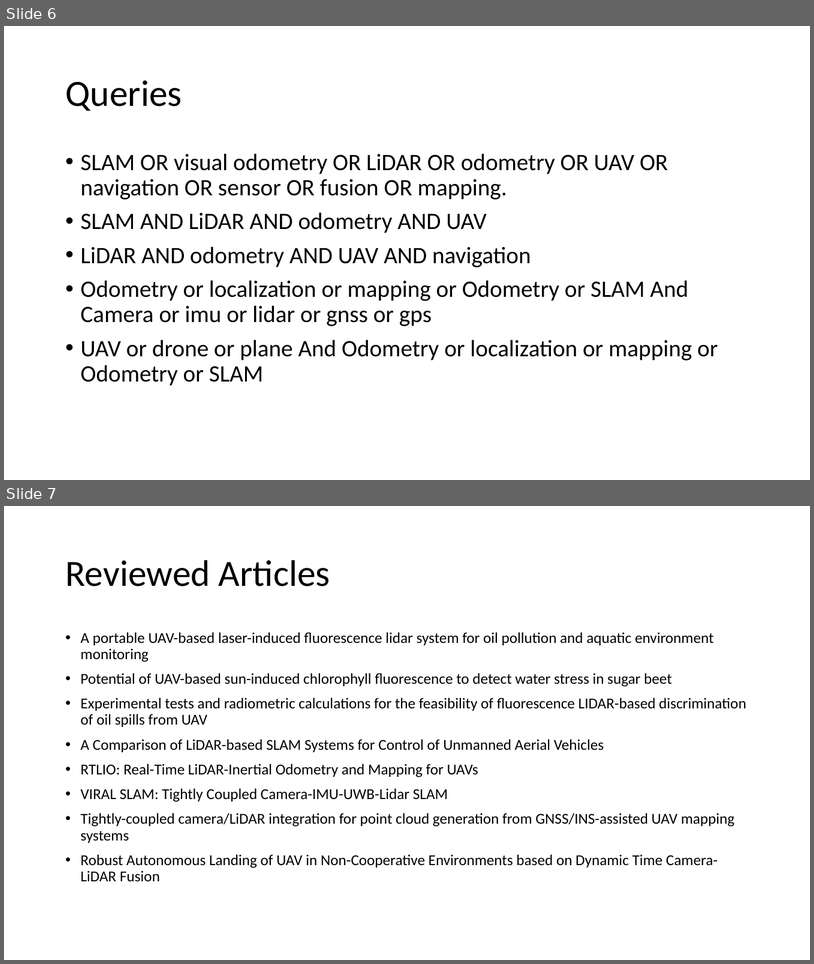
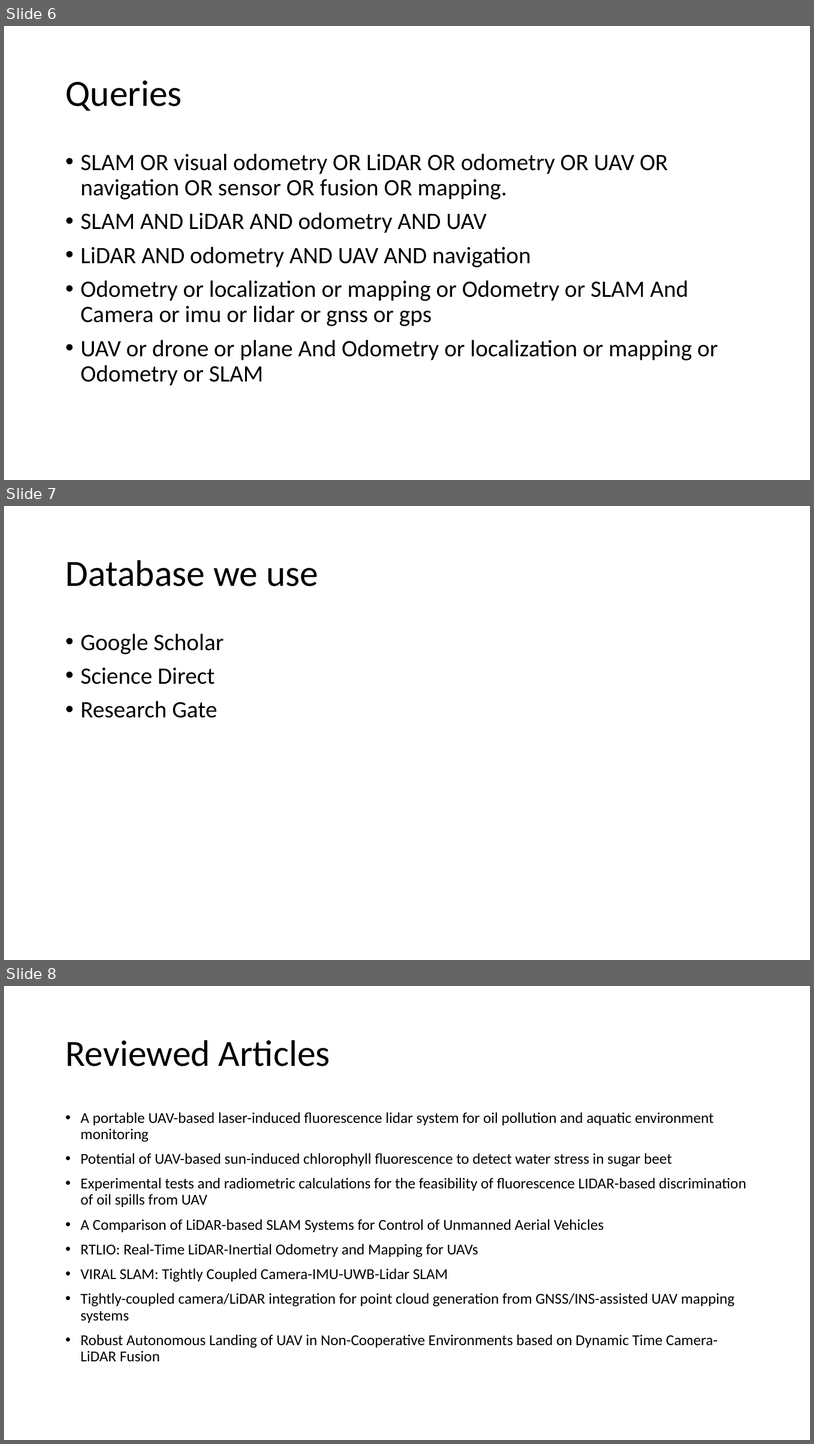
Before and after one commit to klpkw/S23-SLR, a slide deck: presentations/week 4/Week 4 - slr.pptx. Shown one above the other, each under a label of ours: slides 6 and 7 before the commit, slides 6, 7 and 8 after it. The pictures are 814x964 and 814x1444 pixels, drawn with LibreOffice and Linux fonts; fonts in the diff are those of the drawing. Boxes give left, top, right and bottom in pixels: in the first picture for what was removed or moved away, otherwise in the second. Text is boxed around its words. In the diff, an @@ line names an element or a change of style, - is before the commit and + after.

```diff
--- a/presentations/week 4/Week 4 - slr.pptx
+++ b/presentations/week 4/Week 4 - slr.pptx
@@ slide 7 added at [4, 506, 810, 960], background #FFFFFF @@
@@ title added at [65, 560, 318, 586], 44 pt, text #000000 @@
+Database we use
@@ text added at [81, 633, 224, 718], 28 pt, text #000000 @@
+• Google Scholar
+• Science Direct
+• Research Gate
@@ what was slide 7 is now slide 8 @@
```
Also in this commit, not shown: 5 slides changed.
